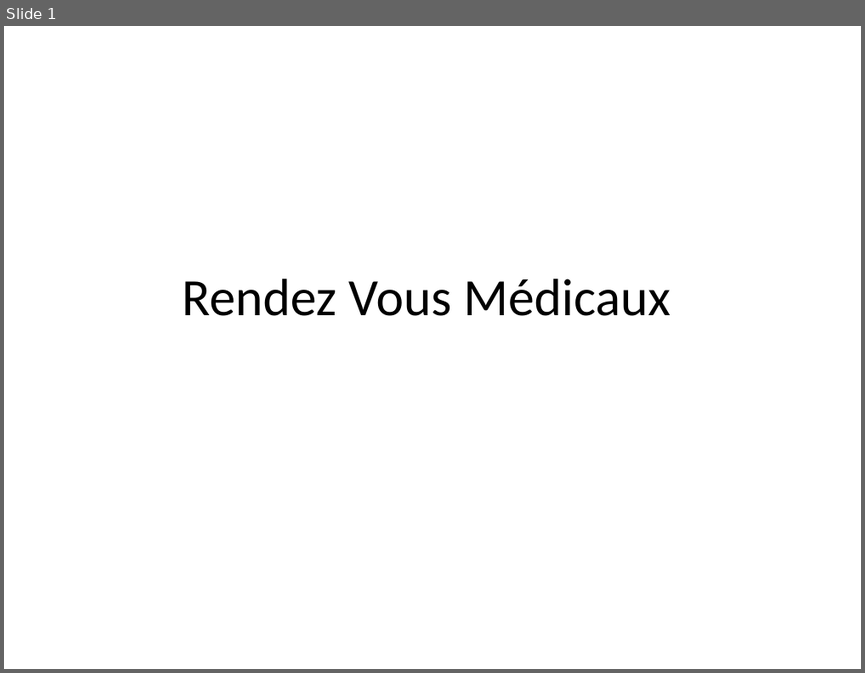
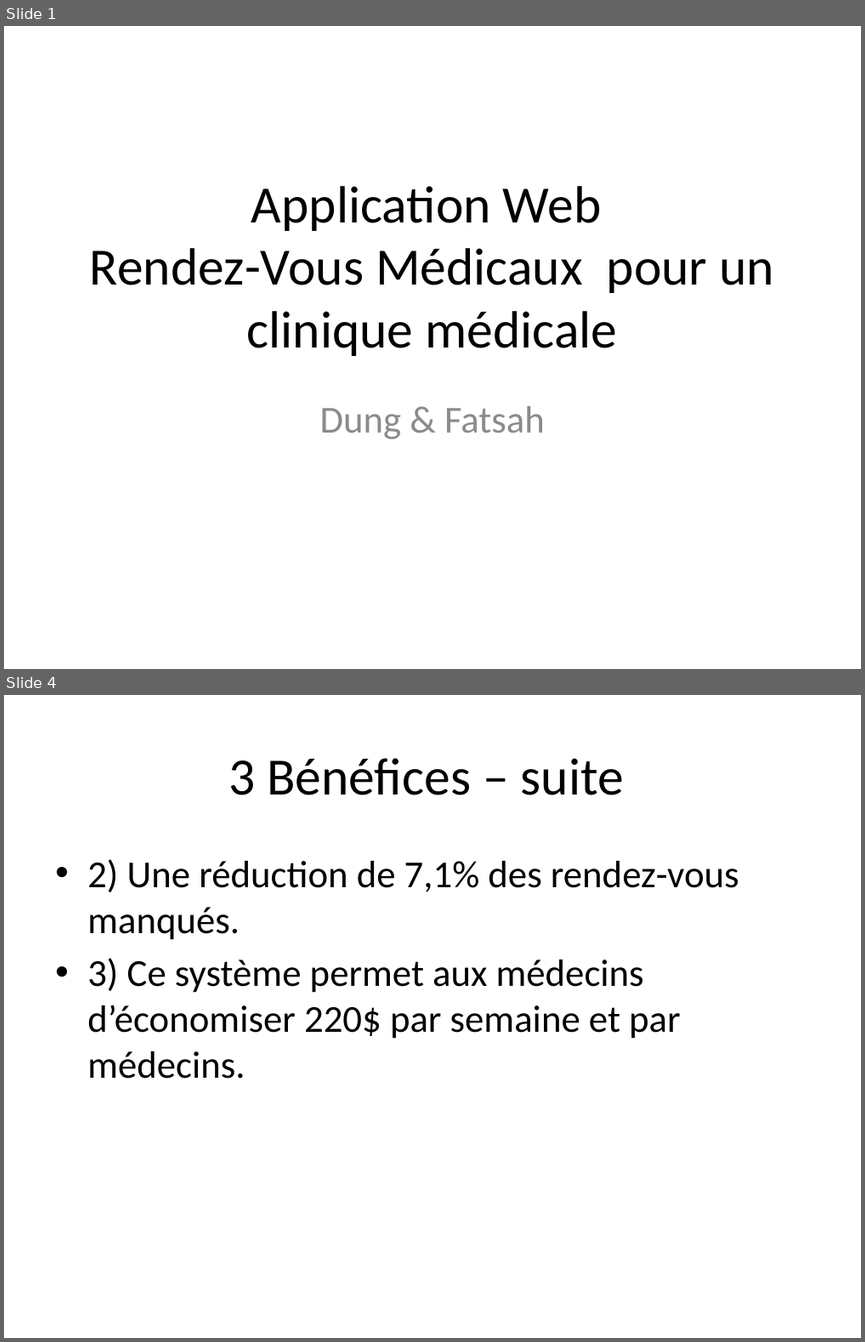
Before and after one commit to onlyad9/CBdeB_S5_PRJ_Demo, a slide deck: RendezVousMédicaux.pptx. Shown one above the other, each under a label of ours: slide 1 before the commit, slides 1 and 4 after it; the slides between them are not shown. The pictures are 865x673 and 865x1342 pixels, drawn with LibreOffice and Linux fonts; fonts in the diff are those of the drawing. Boxes give left, top, right and bottom in pixels: in the first picture for what was removed or moved away, otherwise in the second. Text is boxed around its words. In the diff, an @@ line names an element or a change of style, - is before the commit and + after.

```diff
--- a/RendezVousMédicaux.pptx
+++ b/RendezVousMédicaux.pptx
@@ slide 4 added at [4, 695, 861, 1338], background #FFFFFF @@
@@ title added at [228, 758, 624, 795], 44 pt, text #000000 @@
+3 Bénéfices – suite
@@ text added at [87, 859, 739, 1078], 32 pt, text #000000 @@
+    • 2) Une réduction de 7,1% des rendez-vous manqués.
+    • 3) Ce système permet aux médecins d’économiser 220$ par semaine et par médecins.
@@ slide 1 changed as well @@
@@ title at [90, 186, 774, 356]: text changed @@
-Rendez Vous Médicaux
+Application Web
+Rendez-Vous Médicaux pour un clinique médicale
@@ subtitle added at [320, 406, 545, 439], 32 pt, text #8C8C8C @@
+Dung & Fatsah
```
Also in this commit, not shown: 9 other slides added, 4 other files.
